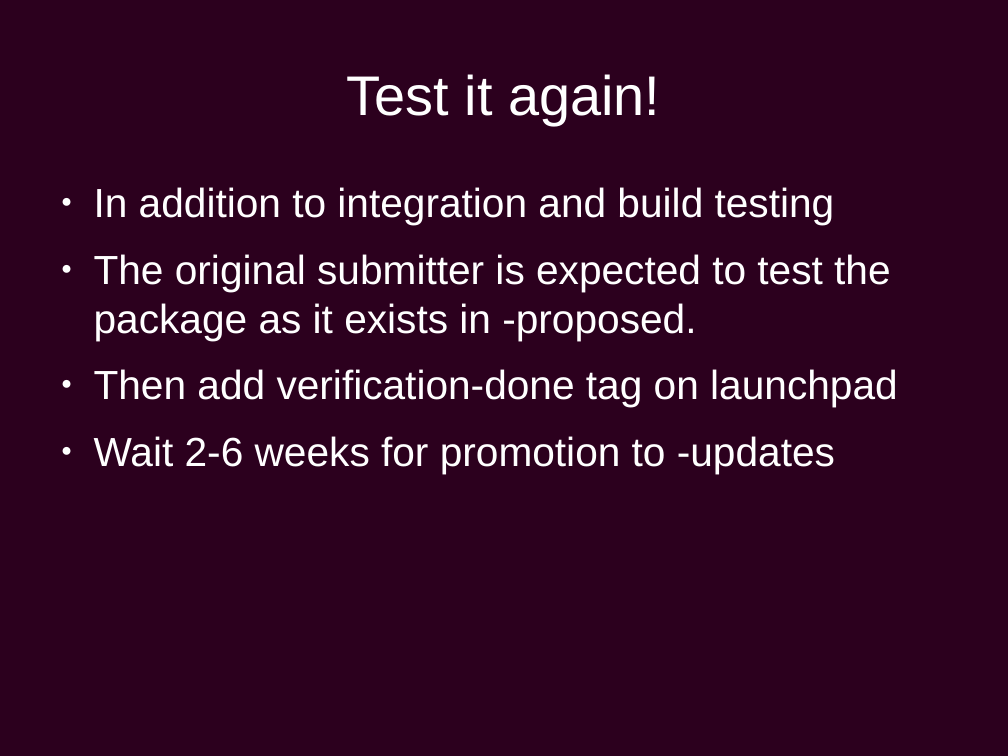
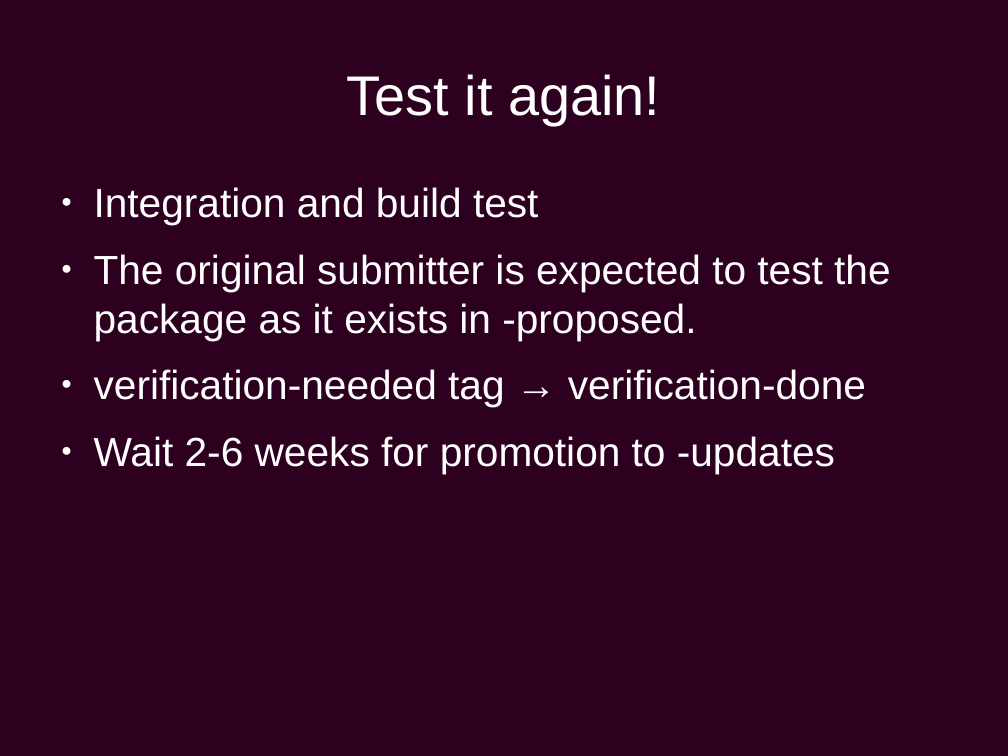
Before and after one commit to chiluk/presentations, a slide deck: slide 30 of Ubuntu Development.odp (slide 25 before the commit). Drawn at 1008x756 pixels with LibreOffice and Linux fonts; fonts in the diff are those of the drawing; background and template pictures are left out. Boxes give left, top, right and bottom in pixels: in the first picture for what was removed or moved away, otherwise in the second. Text is boxed around its words. In the diff, an @@ line names an element or a change of style, - is before the commit and + after.

```diff
--- a/Ubuntu Development.odp
+++ b/Ubuntu Development.odp
@@ text at (94,187,538,225): text changed @@
-● In addition to integration and build testing
+● Integration and build test
@@ text at (94,369,866,407): text changed @@
-● Then add verification-done tag on launchpad
+● verification-needed tag → verification-done
```
Also in this commit, not shown: 23 other slides changed, 5 slides added.
